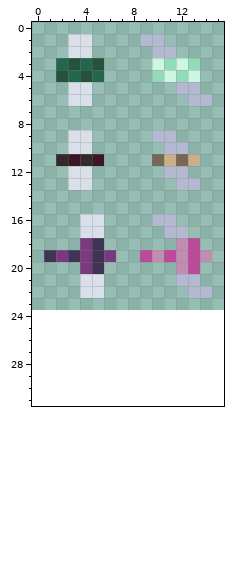
Two states of a pixel-art sprite, Art/Bug/bug_spritesheet.png. Above is the file before it was changed.
The file is 16x24 pixels. The old version is drawn lined up with the new one, on the new canvas.
Now the later version:
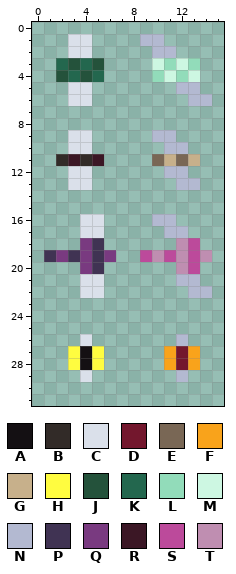
Palette (. is transparent): A #141013  B #322b28  C #dae0ea  D #73172d  E #796755  F #f9a31b  G #c7b08b  H #fffc40  J #24523b  K #23674e  L #92dcba  M #cdf7e2  N #b3b9d1  P #403353  Q #793a80  R #3b1725  S #bc4a9b  T #bf8eb1
What changed:
{"change": "canvas 16x24 -> 16x32"}
{"y":26,"x":4,"old":".","new":"C"}
{"y":26,"x":12,"old":".","new":"N"}
{"y":27,"x":3,"old":"...","new":"HAH"}
{"y":27,"x":11,"old":"...","new":"FDF"}
{"y":28,"x":3,"old":"...","new":"HAH"}
{"y":28,"x":11,"old":"...","new":"FDF"}
{"y":29,"x":4,"old":".","new":"C"}
{"y":29,"x":12,"old":".","new":"N"}
